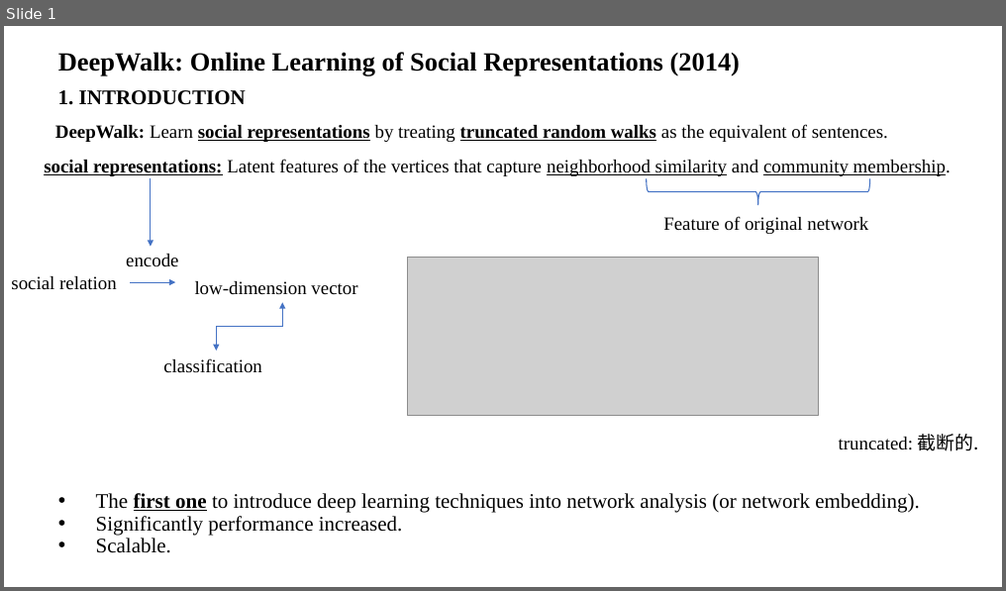
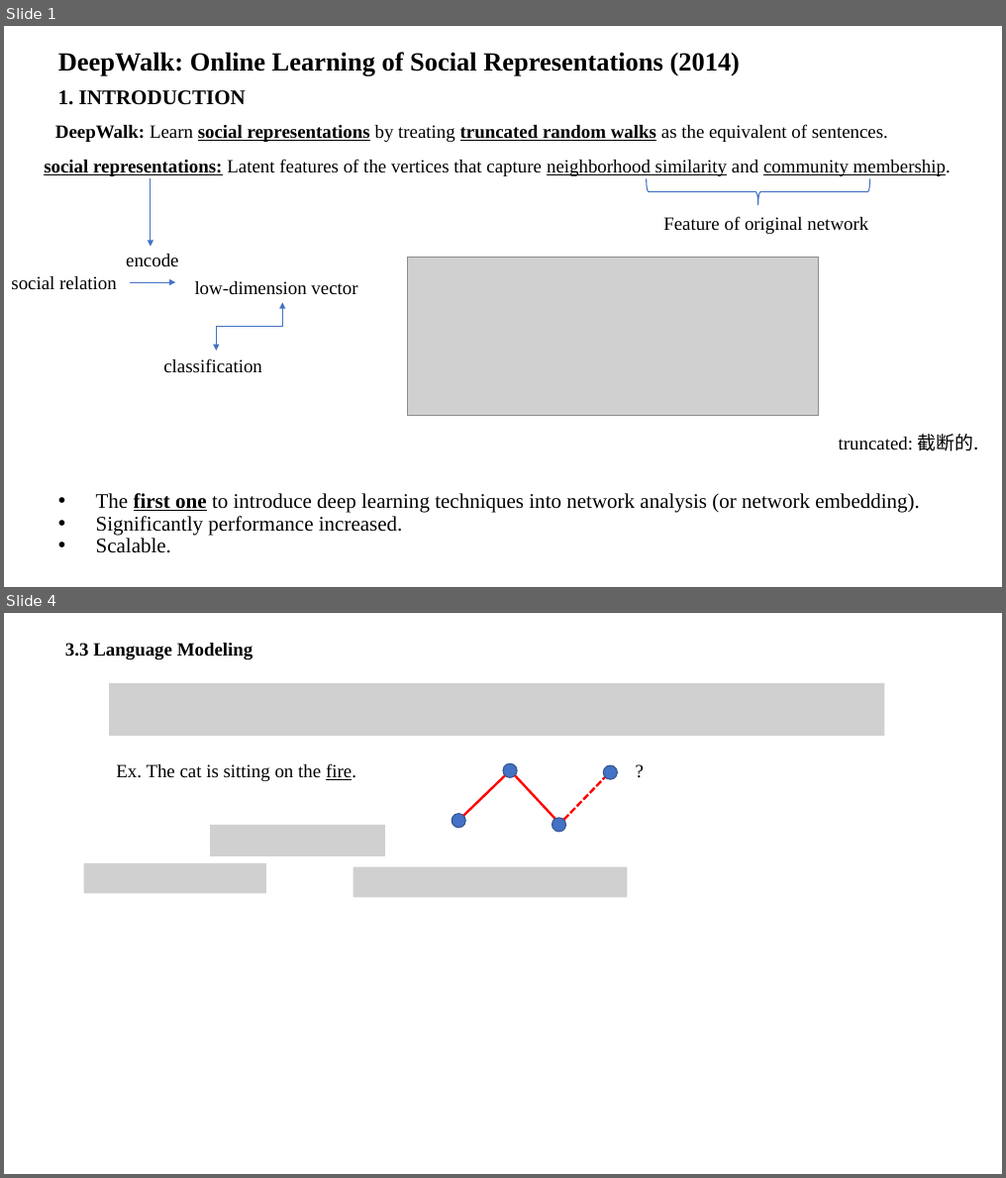
Before and after one commit to Tigerrr07/GNN-tiger, a slide deck: 1_deepwalk/deepwalk.pptx. Shown one above the other, each under a label of ours: slide 1 before the commit, slides 1 and 4 after it; the slides between them are not shown. The pictures are 1006x591 and 1006x1178 pixels, drawn with LibreOffice and Linux fonts; fonts in the diff are those of the drawing; grey boxes stand for pictures. Boxes give left, top, right and bottom in pixels: in the first picture for what was removed or moved away, otherwise in the second. Text is boxed around its words. In the diff, an @@ line names an element or a change of style, - is before the commit and + after.

```diff
--- a/1_deepwalk/deepwalk.pptx
+++ b/1_deepwalk/deepwalk.pptx
@@ slide 4 added at (4, 613, 1002, 1174), background #FFFFFF @@
@@ text added at (65, 643, 253, 660), 18 pt, text #000000, bold @@
+3.3 Language Modeling
@@ picture added at (109, 683, 884, 737) @@
@@ text added at (629, 756, 651, 786), 18 pt, text #000000 @@
+?
@@ text added at (116, 763, 356, 781), 18 pt, text #000000 @@
+Ex. The cat is sitting on the fire.
@@ line added from (463, 816) to (505, 775), #FF0000 2.25 pt @@
@@ ellipse added at (503, 763, 518, 777), fill #4472C4, outline #325491 1 pt @@
@@ line added from (556, 820) to (515, 775), #FF0000 2.25 pt @@
@@ line added from (564, 820) to (606, 777), #FF0000 2.25 pt dashed @@
@@ ellipse added at (604, 765, 618, 780), fill #4472C4, outline #325491 1 pt @@
@@ ellipse added at (451, 814, 466, 828), fill #4472C4, outline #325491 1 pt @@
@@ ellipse added at (552, 818, 566, 833), fill #4472C4, outline #325491 1 pt @@
@@ picture added at (210, 825, 385, 857) @@
@@ picture added at (84, 863, 266, 894) @@
@@ picture added at (352, 867, 627, 897) @@
```
Also in this commit, not shown: 1 slide changed, 2 other slides added, 1 other file.
